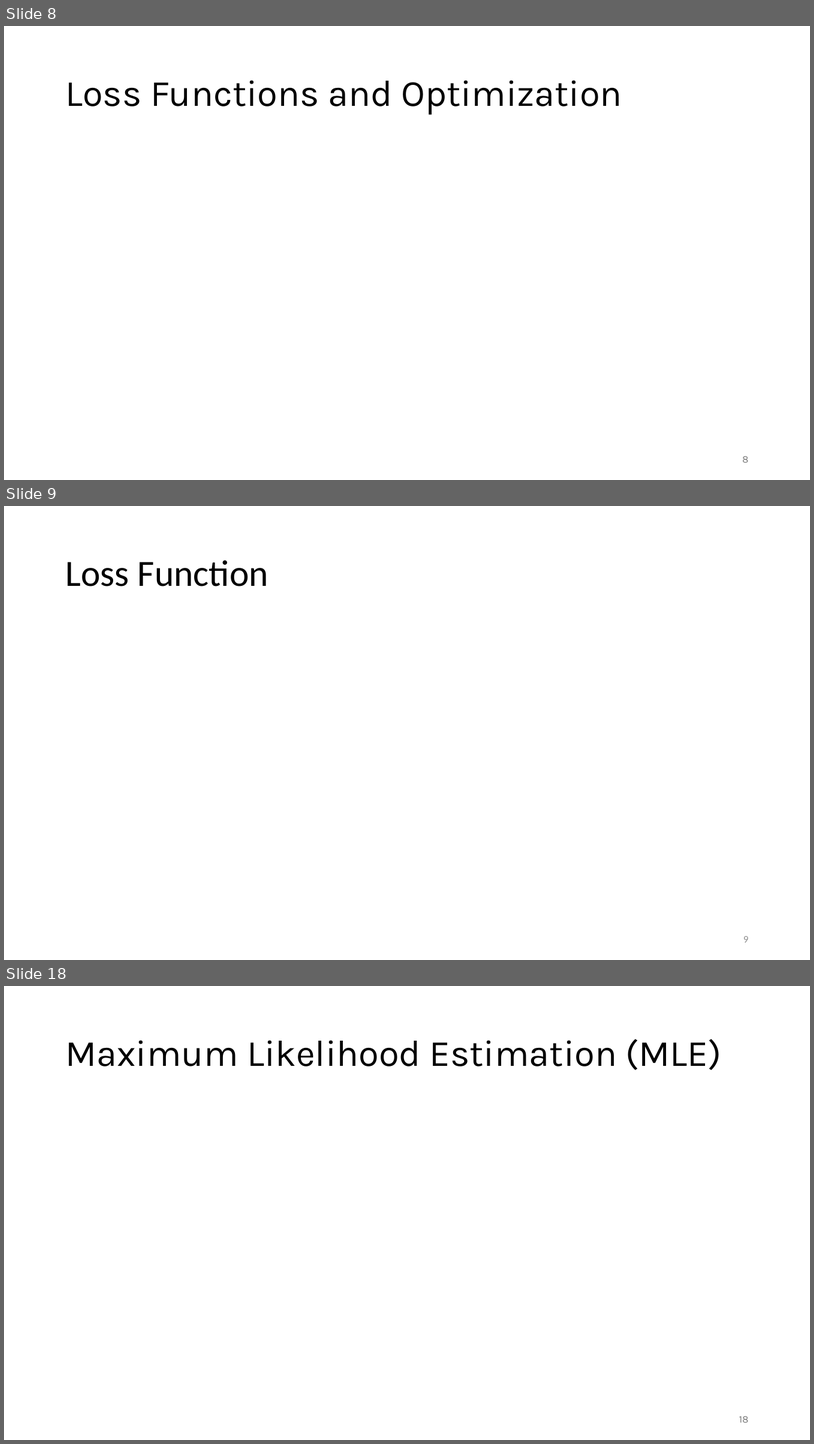
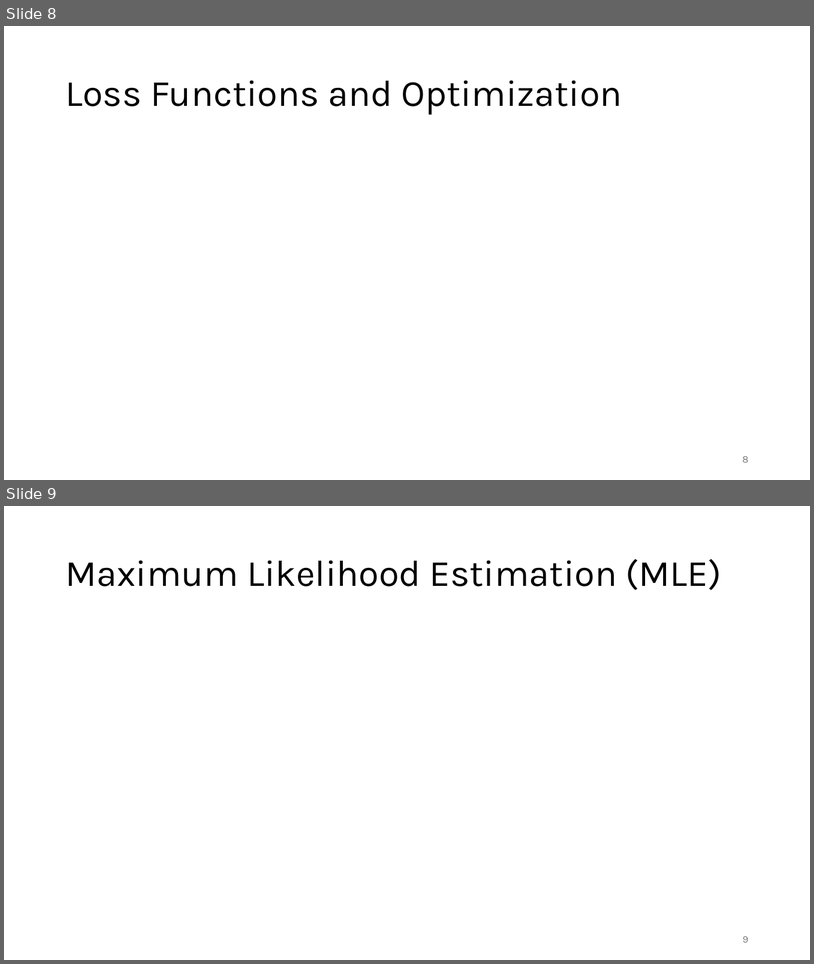
Before and after one commit to FelixWick/data_science, a slide deck: slides/4_statistical_inference.pptx. Shown one above the other, each under a label of ours: slides 8, 9 and 18 before the commit, slides 8 and 9 after it; the slides between them are not shown. The pictures are 814x1444 and 814x964 pixels, drawn with LibreOffice and Linux fonts; fonts in the diff are those of the drawing; grey boxes stand for pictures. Boxes give left, top, right and bottom in pixels: in the first picture for what was removed or moved away, otherwise in the second. Text is boxed around its words. In the diff, an @@ line names an element or a change of style, - is before the commit and + after.

```diff
--- a/slides/4_statistical_inference.pptx
+++ b/slides/4_statistical_inference.pptx
@@ slide 9 removed at [4, 506, 810, 960], background #FFFFFF @@
@@ title removed at [65, 560, 269, 586] @@
-Loss Function
@@ page number removed at [744, 936, 749, 942] @@
-9
@@ what was slide 18 is now slide 9 @@
@@ page number at [743, 936, 749, 942]: text changed @@
-18
+9
```
Also in this commit, not shown: 12 other slides removed, 1 other file.
